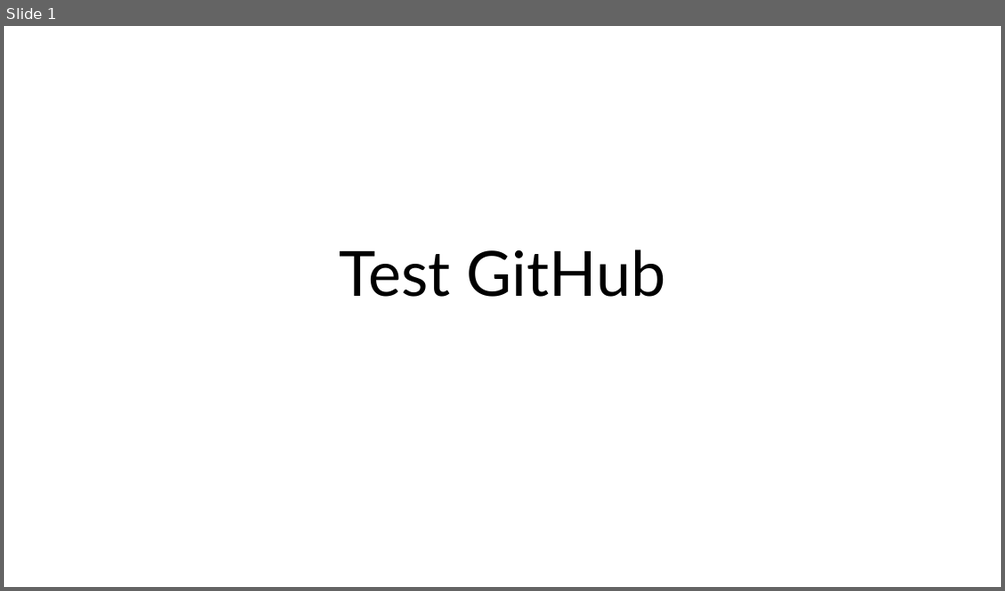
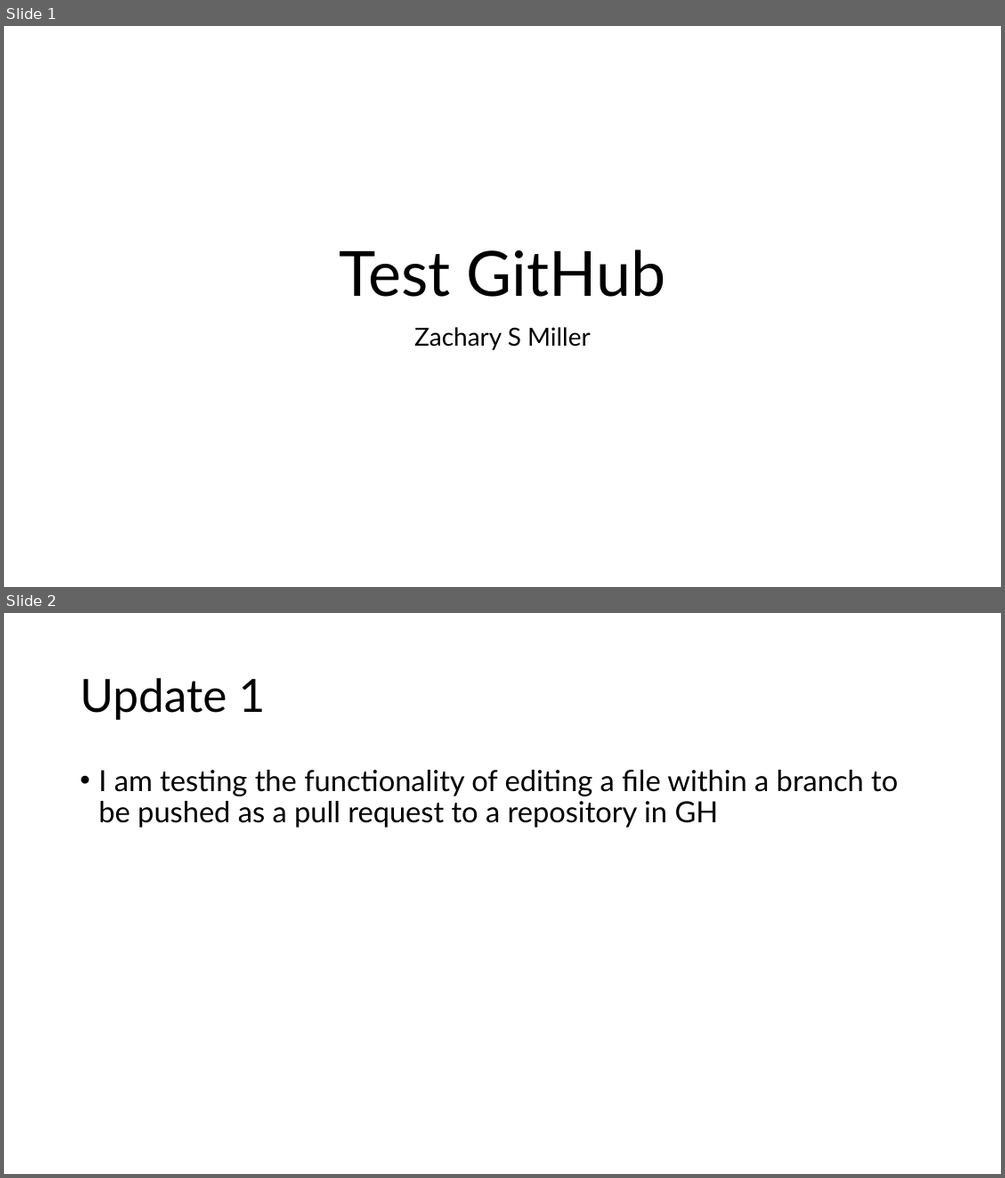
Before and after one commit to zmill352/Colab_Test, a slide deck: Test_GitHub_PPT.pptx. Shown one above the other, each under a label of ours: slide 1 before the commit, slides 1 and 2 after it. The pictures are 1005x591 and 1005x1178 pixels, drawn with LibreOffice and Linux fonts; fonts in the diff are those of the drawing. Boxes give left, top, right and bottom in pixels: in the first picture for what was removed or moved away, otherwise in the second. Text is boxed around its words. In the diff, an @@ line names an element or a change of style, - is before the commit and + after.

Commit message:
Updated PPT

```diff
--- a/Test_GitHub_PPT.pptx
+++ b/Test_GitHub_PPT.pptx
@@ slide 2 added at <box>4,613,1001,1174</box>, background #FFFFFF @@
@@ title added at <box>80,678,266,720</box>, 44 pt, text #000000 @@
+Update 1
@@ text added at <box>98,770,898,827</box>, 28 pt, text #000000 @@
+• I am testing the functionality of editing a file within a branch to be pushed as a pull request to a repository in GH
@@ slide 1 changed as well @@
@@ subtitle added at <box>414,327,591,350</box>, 24 pt, text #000000 @@
+Zachary S Miller
```
